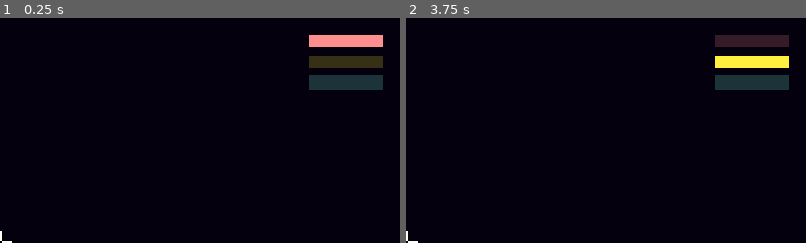
Above: before the commit, frames 1-2 (left to right).
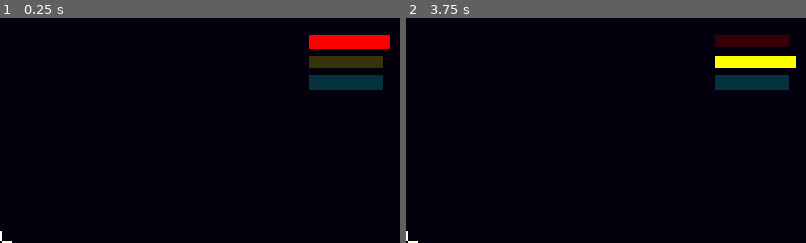
Above: after the commit, the same moments.

Repository: CobraScript/space-platformer
Game: Godot game, scene res://scenes/main.tscn
Same seed, same stepped clock (60 frames per second), same inputs: the game is played once before the commit and once after it.
Inputs (mouse positions are % of the whole screen's width and height, from its top left):
- Up to frame 1 (0.25 s): no input
- Up to frame 2 (3.75 s): tap Enter at 0.5, 2, 3.5 s; move the mouse to (55, 50) at 0.52 s; press the mouse at (55, 50) at 0.53 s; right-click (55, 50) at 0.8 s; tap Space at 1.25, 2.75 s; move the mouse to (45, 50) at 1.27 s; release the mouse at (45, 50) at 1.28 s; right-click (45, 50) at 1.35 s; click (45, 50) at 1.55 s; move the mouse to (52, 48) at 2.02 s; press the mouse at (52, 48) at 2.03 s; right-click (52, 48) at 2.3 s; move the mouse to (49, 52) at 2.77 s; release the mouse at (49, 52) at 2.78 s; right-click (49, 52) at 2.85 s; click (49, 52) at 3.05 s; move the mouse to (57, 51) at 3.52 s; hold Mouse wheel down (throw_speed_down) from 3.53 s (still down)
The pictures show only the part of the screen within x 50-100%, y 0-50%; the shares and areas given below are measured in that part.

The runs differ from the first frame. In frame 1, 2.5% of the frame differs, in the area x 77-98%, y 7-32%; in frame 2, 3.3%.

Commit message:
Added placeholder arm model and added animation to arms / Let the player collide with the debris

Diff:
--- a/scenes/player.tscn
+++ b/scenes/player.tscn
@@ -1,17 +1,25 @@
 [gd_scene format=3 uid="uid://bcp8d3vsp6rnd"]
 
 [ext_resource type="Script" uid="uid://68u8hl1cobmf" path="res://scripts/player.gd" id="1_3vyb7"]
+[ext_resource type="PackedScene" uid="uid://bqe1otvxc1ike" path="res://assets/art/arm.glb" id="2_g2els"]
+
+[sub_resource type="Curve" id="Curve_g2els"]
+_data = [Vector2(0, 0), 0.0, -6.5, 0, 0, Vector2(1, 1), -3.0, 0.0, 0, 0]
+point_count = 2
+metadata/_snap_enabled = true
 
 [sub_resource type="CapsuleShape3D" id="CapsuleShape3D_c6smh"]
 height = 1.0
 
 [node name="Player" type="CharacterBody3D" unique_id=1179191490]
+collision_mask = 3
 motion_mode = 1
 script = ExtResource("1_3vyb7")
 sensitivity = 0.004
-debris_hold_offset = Vector3(0, 0, -1.3)
+debris_hold_offset = Vector3(0, 0, -1)
 mass = 60.0
 debris_throw_impulses = Array[float]([400.0, 240.0, 150.0])
+push_curve = SubResource("Curve_g2els")
 
 [node name="CollisionShape3D" type="CollisionShape3D" parent="." unique_id=354367750]
 transform = Transform3D(1, 0, 0, 0, -4.371139e-08, 1, 0, -1, -4.371139e-08, 0, 0, 0)
@@ -30,3 +38,12 @@
 
 [node name="BackCamera" type="Camera3D" parent="SubViewport" unique_id=1233088698]
 transform = Transform3D(-1, 0, 8.742278e-08, 0, 1, 0, -8.742278e-08, 0, -1, 0, 0, 0.5)
+
+[node name="Arms" type="Node3D" parent="." unique_id=308925702]
+transform = Transform3D(1, 0, 0, 0, 1, 0, 0, 0, 1, 0, 0, 1)
+
+[node name="RightArm" parent="Arms" unique_id=425489954 instance=ExtResource("2_g2els")]
+transform = Transform3D(-0.57357657, 0.8191521, 3.5806274e-08, -0.2801665, -0.19617477, 0.9396926, 0.7697512, 0.53898567, 0.34202015, -0.70000005, -0.1, -1.4)
+
+[node name="LeftArm" parent="Arms" unique_id=8481879 instance=ExtResource("2_g2els")]
+transform = Transform3D(0.57357645, -0.819152, -5.161651e-08, -0.28016642, -0.19617473, 0.9396926, 0.7697511, 0.53898555, 0.3420201, 0.6999999, -0.1, -1.4)
--- a/scenes/ui.tscn
+++ b/scenes/ui.tscn
@@ -83,7 +83,7 @@
 offset_top = 10.0
 offset_right = 190.0
 offset_bottom = 40.0
-color = Color(1, 0.55699646, 0.55699646, 1)
+color = Color(1, 0, 0, 1)
 
 [node name="ColorRect2" type="ColorRect" parent="ThrowSpeedPanel" unique_id=1706388121]
 layout_mode = 0
@@ -91,7 +91,7 @@
 offset_top = 60.0
 offset_right = 190.0
 offset_bottom = 90.0
-color = Color(1, 0.93719584, 0.24132377, 1)
+color = Color(1, 1, 0, 1)
 
 [node name="ColorRect3" type="ColorRect" parent="ThrowSpeedPanel" unique_id=1866484670]
 layout_mode = 0
@@ -99,7 +99,7 @@
 offset_top = 110.0
 offset_right = 190.0
 offset_bottom = 140.0
-color = Color(0.50438434, 1, 0.9231401, 1)
+color = Color(0, 1, 1, 1)
 
 [node name="BackCameraDisplay" type="Control" parent="." unique_id=169819126]
 layout_mode = 1
--- a/scripts/player.gd
+++ b/scripts/player.gd
@@ -5,6 +5,7 @@
 @export var debris_hold_offset: Vector3
 @export var mass: float
 @export var debris_throw_impulses: Array[float]
+@export var push_curve: Curve
 
 @onready var ray: RayCast3D = $Camera3D/RayCast3D
 @onready var back_cam: Camera3D = $SubViewport/BackCamera
@@ -50,6 +51,8 @@
 			var offset: Vector3 = basis * debris_hold_offset
 			position = debris.position - offset
 			velocity = Vector3.ZERO
+			var grab_tween: Tween = create_tween()
+			grab_tween.tween_property($Arms, "position:z", 0, 0.1)
 
 		# Throwing debris and launching player
 		if event.is_action_pressed("throw_debris") and debris:
@@ -62,6 +65,9 @@
 			))
 			velocity = impulse / mass * -dir
 			debris = null
+			var grab_tween: Tween = create_tween()
+			grab_tween.tween_property($Arms, "position:z", 1, 0.5).set_custom_interpolator(push_curve.sample_baked)
+
 
 		# Throw speed
 		if event.is_action_pressed("throw_speed_up"):
--- a/scripts/ui.gd
+++ b/scripts/ui.gd
@@ -10,6 +10,7 @@
 	for child in throw_speed_panel.get_children():
 		child.modulate.a = 0.2
 	throw_speed_panel.get_child(throw_speed_index).modulate.a = 1
+	throw_speed_panel.get_child(throw_speed_index).scale = Vector2(1.1, 1.1)
 
 func _input(event: InputEvent) -> void:
 	var prev_index: int = throw_speed_index
@@ -19,7 +20,9 @@
 		throw_speed_index += 1
 	if throw_speed_index != prev_index:
 		throw_speed_panel.get_child(prev_index).modulate.a = 0.2
+		throw_speed_panel.get_child(prev_index).scale = Vector2(1, 1)
 		throw_speed_panel.get_child(throw_speed_index).modulate.a = 1
+		throw_speed_panel.get_child(throw_speed_index).scale = Vector2(1.1, 1.1)
 
 func set_back_camera_texture(texture: ViewportTexture) -> void:
 	$BackCameraDisplay/TextureRect.texture = texture
Binary file added: assets/art/arm.glb
Not shown, added: assets/art/arm.glb.import
Binary file added: assets/art/arm_NonOverlapping.png
Not shown, added: assets/art/arm_NonOverlapping.png.import
